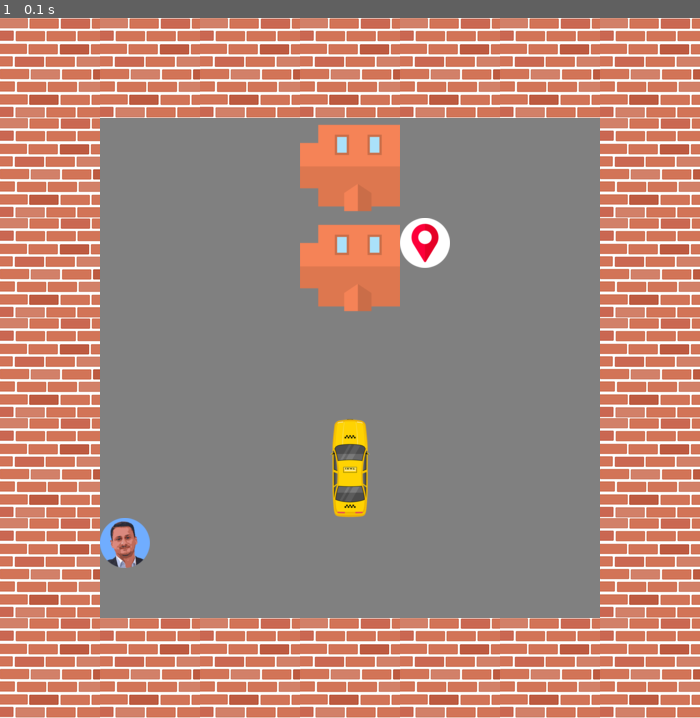
Above: before the commit, frame 1.
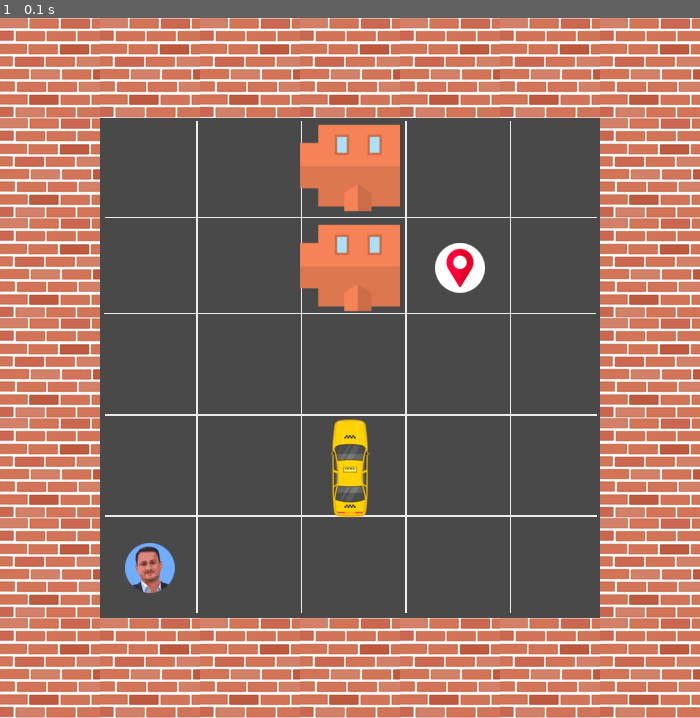
Above: after the commit, the same moment.

Repository: terlan98/Q-Learning-on-Taxi-Grid-Environment
Game: pygame game, started from GameGraphics.py
The game is run twice, just before and just after one commit, with the same random seed, the same clock (stepped at 60 frames per second) and the same inputs.
Inputs:
- Up to frame 1 (0.1 s): no input

The runs differ from the first frame. In frame 1, 47% of the frame differs, in the area x 14-86%, y 14-86%.

Commit message:
Map is complete

Diff:
--- a/GameGraphics.py
+++ b/GameGraphics.py
@@ -51,9 +51,6 @@
 
 
 
-
-
-
 # Define constants for the screen width and height
 SCREEN_WIDTH = 700
 SCREEN_HEIGHT = 700
@@ -100,7 +97,12 @@
 # Create the screen object
 # The size is determined by the constant SCREEN_WIDTH and SCREEN_HEIGHT
 screen = pygame.display.set_mode((SCREEN_WIDTH, SCREEN_HEIGHT))
-
+all_sprites = pygame.sprite.Group()
+
+element = MapElement("taxi_assets/emptyGrid-2.png")
+element.scale(500,500)
+element.setPosition(100,100)
+all_sprites.add(element)
 
 # Instantiate player and map
 player = Player()
@@ -109,7 +111,6 @@
 # Create groups to hold enemy sprites and all sprites
 # - enemies is used for collision detection and position updates
 # - all_sprites is used for rendering
-all_sprites = pygame.sprite.Group()
 
 all_sprites.add(player)
 
@@ -147,13 +148,13 @@
 
         if mapArray[i][j] == "S" :
             element = MapElement("taxi_assets/samirMlm.png")
-            element.setPosition(xPosition,yPosition)
+            element.setPosition(xPosition + 25,yPosition + 25)
             all_sprites.add(element)
 
 
         if mapArray[i][j] == "F" :
             element = MapElement("taxi_assets/destination.png")
-            element.setPosition(xPosition,yPosition)
+            element.setPosition(xPosition + 35,yPosition + 25)
             all_sprites.add(element)
 
 
@@ -163,6 +164,7 @@
     xPosition = 0
     yPosition = yPosition + 100
     print()
+
 
 
 
Binary file added: taxi_assets/emptyGrid-2.png
